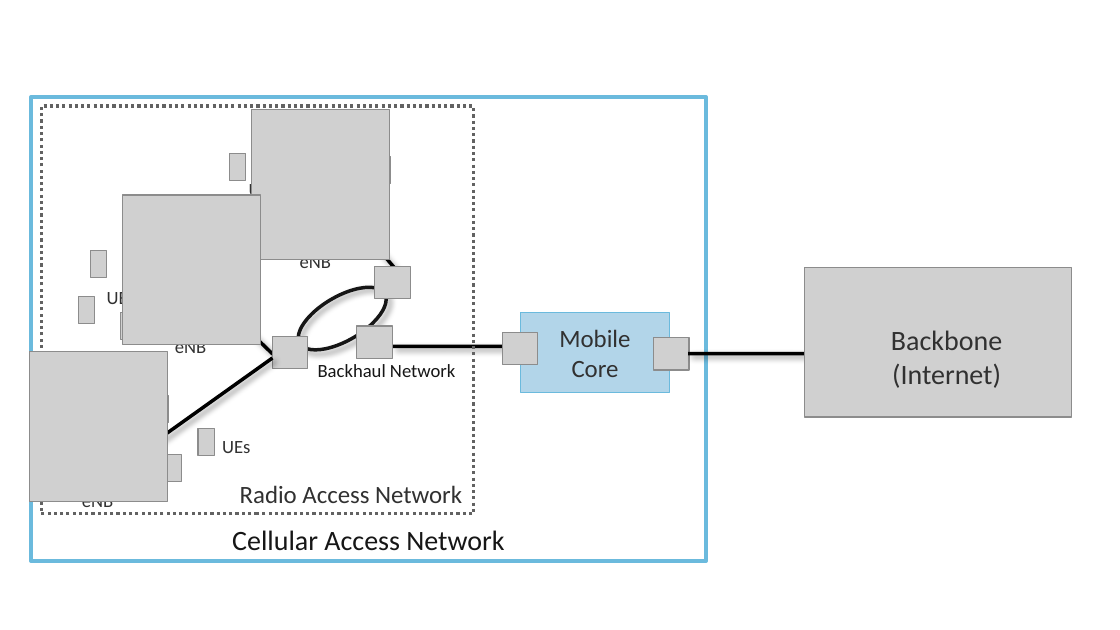
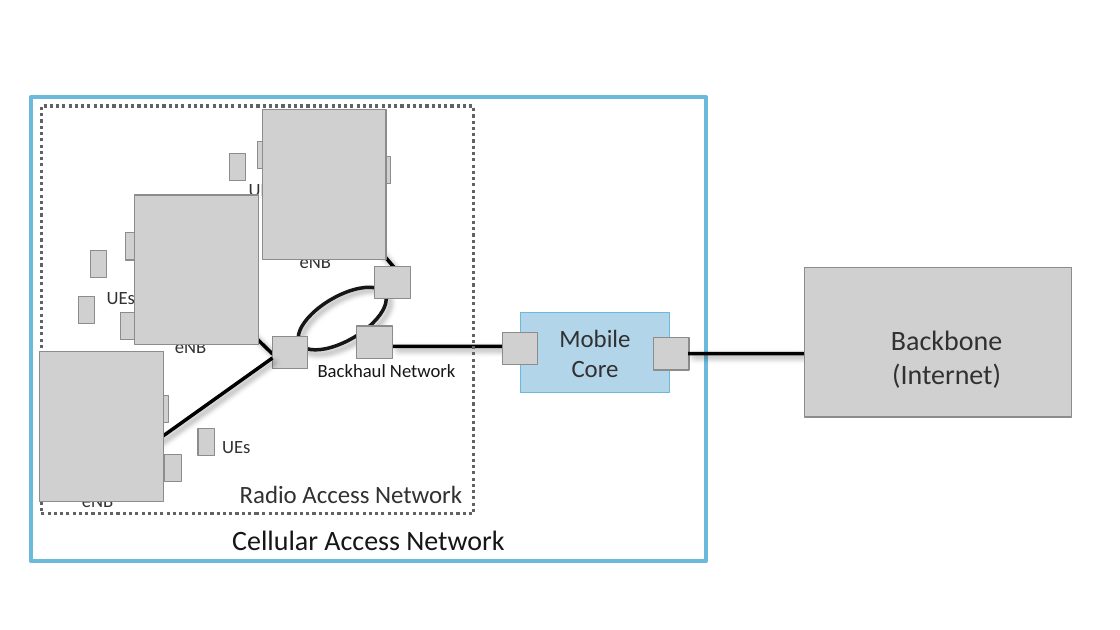
Before and after one commit to SystemsApproach/private5g, a slide deck: slide 2 of figures.pptx. Drawn at 1120x630 pixels with LibreOffice and Linux fonts; fonts in the diff are those of the drawing; grey boxes stand for pictures. Boxes give left, top, right and bottom in pixels: in the first picture for what was removed or moved away, otherwise in the second. Text is boxed around its words. In the diff, an @@ line names an element or a change of style, - is before the commit and + after.

```diff
--- a/figures.pptx
+++ b/figures.pptx
@@ picture: place and size @@
-picture at bbox=[251, 110, 389, 260]
+picture at bbox=[263, 110, 386, 260]
@@ picture added at bbox=[258, 141, 274, 168] @@
@@ picture: place and size @@
-picture at bbox=[122, 195, 260, 345]
+picture at bbox=[134, 195, 258, 345]
@@ picture added at bbox=[125, 233, 142, 260] @@
@@ picture: place and size @@
-picture at bbox=[29, 352, 167, 502]
+picture at bbox=[39, 352, 162, 502]
```
Also in this commit, not shown: 3 other slides changed, 27 other files.
